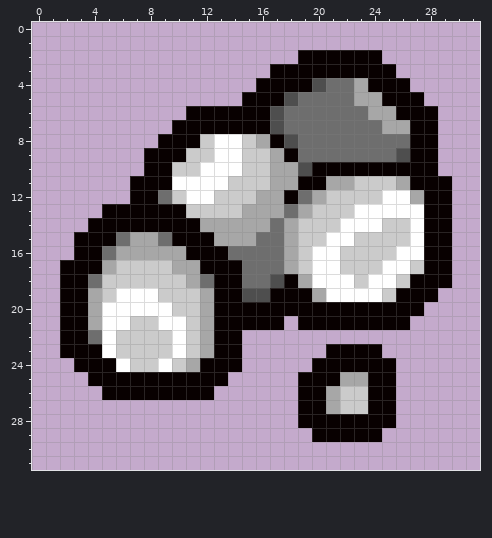
Pixel-art sprite: resources/gfx/items/trinkets/alabaster_scrap.png. That is the earlier state.
The file is 32x32 pixels.
Once edited:
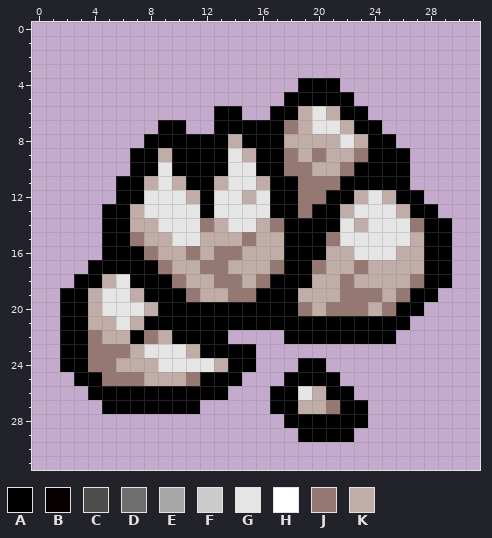
Palette (. is transparent): A #000000  B #080000  C #4e4e4e  D #6e6e6e  E #a7a7a7  F #cbcbcb  G #e5e5e5  H #ffffff  J #967872  K #c1ada8
What changed:
@@ x 0..31 @@
  1 ................................
- 2 ...................BBBBBB.......
- 3 .................BBBBBBBBB......
- 4 ................BBBBCDDEBBB.....
- 5 ...............BBBCDDDDEEBBB....
- 6 ...........BBBBBBCDDDDDDEEBBB...
- 7 ..........BBBBBBBCDDDDDDDEEBB...
- 8 .........BBBFHHFEBCDDDDDDDDBB...
- 9 ........BBBFFHHFFEBDDDDDDDCBB...
-10 ........BBFFHHHFFEECBBBBBBBBB...
-11 .......BBBHHHHFFFEEBBEEFFFEBBB..
-12 .......BBDFHHFFFEEBDEFFFFHHEBB..
-13 .....BBBBBBFFFFEEEDEFFFHHHHHBB..
-14 ....BBBBBBBBEEEEEDEFFFHHHFFHBB..
-15 ...BBBDEEDBBBEEEDDEFFHHFFFFHBB..
-16 ...BBDEEEEEBBBDDDDEFHHFFFFHHBB..
-17 ..BBBEFFFFEEBBBDDDEFHHFFFHHFBB..
-18 ..BBDFFFFFFEDBBDDCBEHHHFHHFBBB..
-19 ..BBEFHHHFFFEBBCCBBBEHHHHFBBB...
-20 ..BBEHHHHHFFEBBBBBBBBBBBBBBB....
-21 ..BBEHHFFHHFEBBBBB.BBBBBBBB.....
-22 ..BBDHFFFFHFEBB.................
-23 ..BBBHFFFFHFEBB......BBBB.......
-24 ...BBBHFFHFEBBB.....BBBBBB......
-25 ....BBBBBBBBBB.....BBBEEBB......
-26 .....BBBBBBBB......BBEFFBB......
-27 ...................BBEFFBB......
-28 ...................BBBBBBB......
-29 ....................BBBBB.......
+ 2 ................................
+ 3 ................................
+ 4 ...................AAA..........
+ 5 ..................AAAAA.........
+ 6 .............AA..AAKGKAA........
+ 7 .........AA..AAAAAJKGGKAA.......
+ 8 ........AAAAAAKAAAKKKKGKAA......
+ 9 .......AAKAAAAGKAAJKJKKJAAA.....
+10 .......AAGAAAAGGAAJJKKJAAAA.....
+11 ......AAKGKAAKGGKAAJJJAAAAA.....
+12 ......AAGGGKAGGKGAAJJAAKGKAA....
+13 .....AAKGGGGAGGGGAAJAAKGGGKAA...
+14 .....AAKKGGGJKGGKJAAAAGKGGGJAA..
+15 .....AAJKKGGKKKJKKAAAJGGGGGKAA..
+16 .....AAAJKKJKJJKKKAAAKKGGGKKAA..
+17 ....AAAAAJKKJJKKKJAAJKKJKKKKAA..
+18 ...AAKGAAAJKKJJKJAAAKKJKKKKJAA..
+19 ..AAKGGKAAAJKKJJAAAKKKJJJKJAA...
+20 ..AAKGGGKAAAAAAAAAAJKJJJKJAA....
+21 ..AAKKGKAAAAAAAAAAAAAAAAAAA.....
+22 ..AAJKKAJKAAAA....AAAAAAAA......
+23 ..AAJJJKGGGKAAAA................
+24 ..AAJJKKKGGGGKAA...AA...........
+25 ...AAJJJKKKJAAA...AAAA..........
+26 ....AAAAAAAAAA...AAGKAA.........
+27 .....AAAAAAA.....AAKKJAA........
+28 ..................AAAAAA........
+29 ...................AAAA.........
 30 ................................
Boxes around the changes in both pictures, in picture pixels (x1, y1, x2, y2):
changed: (60, 50, 452, 442)
